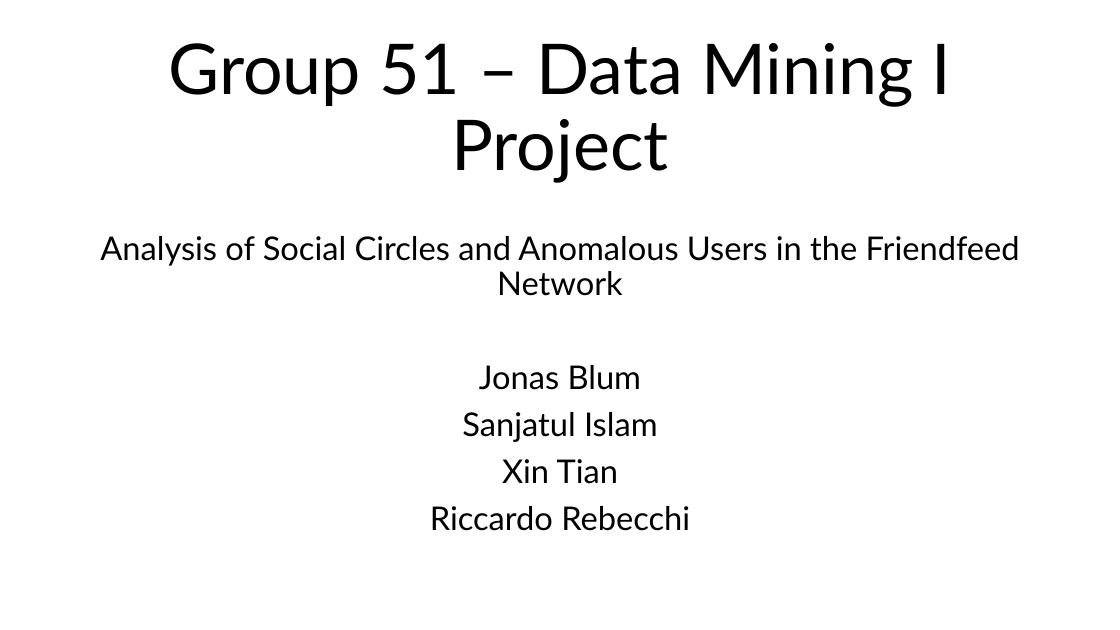
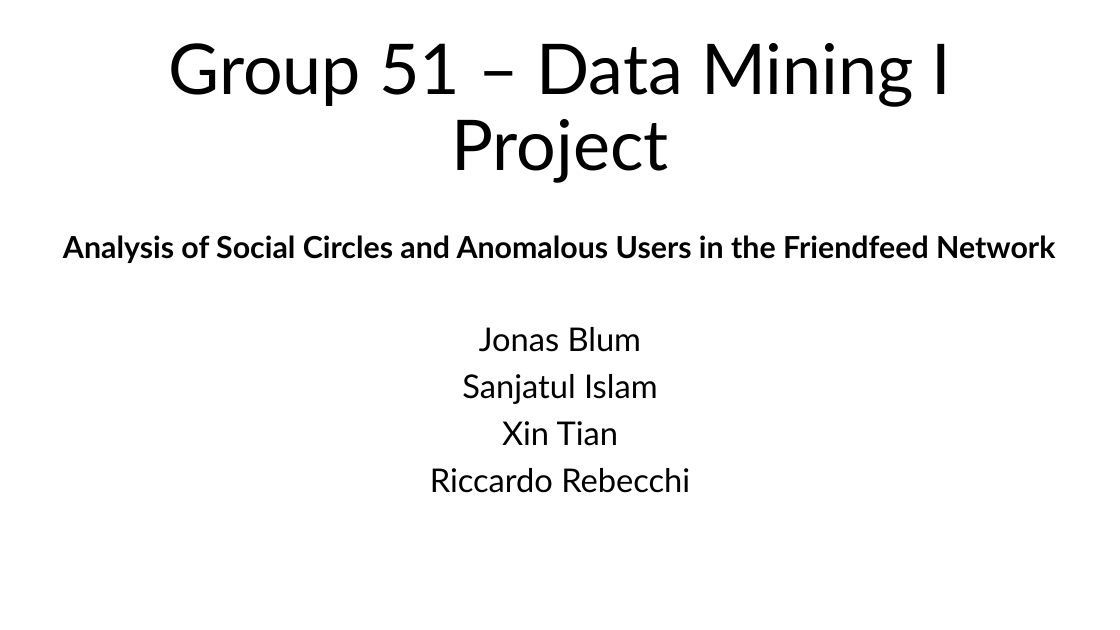
Before and after one commit to jonas-blum/data-mining-1, a slide deck: slide 1 of project/project-presentation-group51.pptx. Drawn at 1120x630 pixels with LibreOffice and Linux fonts; fonts in the diff are those of the drawing. Boxes give left, top, right and bottom in pixels: in the first picture for what was removed or moved away, otherwise in the second. Text is boxed around its words. In the diff, an @@ line names an element or a change of style, - is before the commit and + after.

```diff
--- a/project/project-presentation-group51.pptx
+++ b/project/project-presentation-group51.pptx
@@ subtitle at <box>63,235,1055,263</box>: size 28 to 26 pt, bold on in "Analysis of Social Circles and Anomalous Users ..." @@
```
Also in this commit, not shown: 5 other slides changed, 1 other file.
